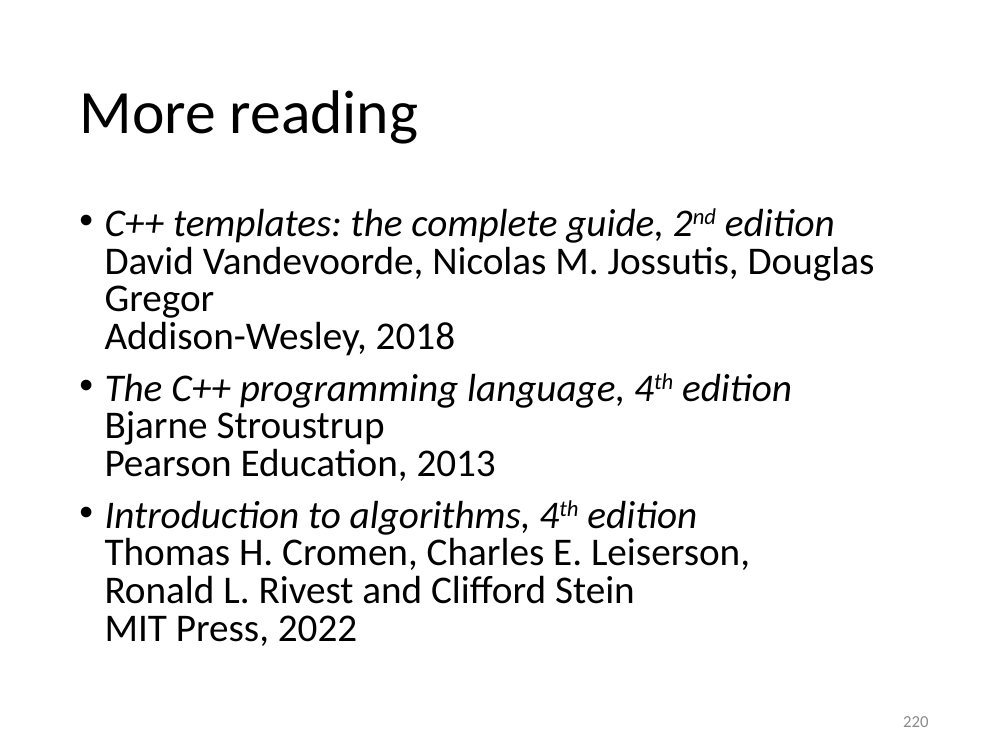
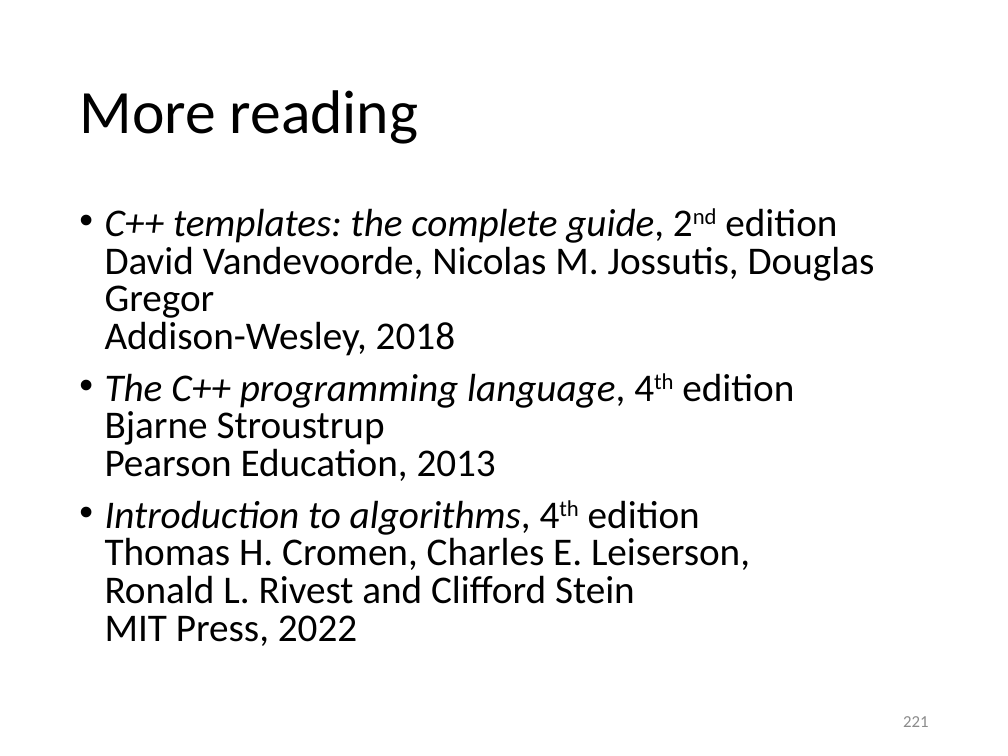
Before and after one commit to gjbex/Scientific-C-plus-plus, a slide deck: slide 221 of scientific_cpp.pptx (slide 220 before the commit). Drawn at 1008x756 pixels with LibreOffice and Linux fonts; fonts in the diff are those of the drawing. Boxes give left, top, right and bottom in pixels: in the first picture for what was removed or moved away, otherwise in the second. Text is boxed around its words. In the diff, an @@ line names an element or a change of style, - is before the commit and + after.

```diff
--- a/scientific_cpp.pptx
+++ b/scientific_cpp.pptx
@@ text "C++ templates: the complete guide, ..." at <box>105,208,875,646</box>: italic off in "guide, 2nd edition", "language, 4th edition", "algorithms, 4th edition" @@
@@ page number at <box>903,716,929,727</box>: text changed @@
-220
+221
```
Also in this commit, not shown: 7 other slides changed, 1 slide added.
